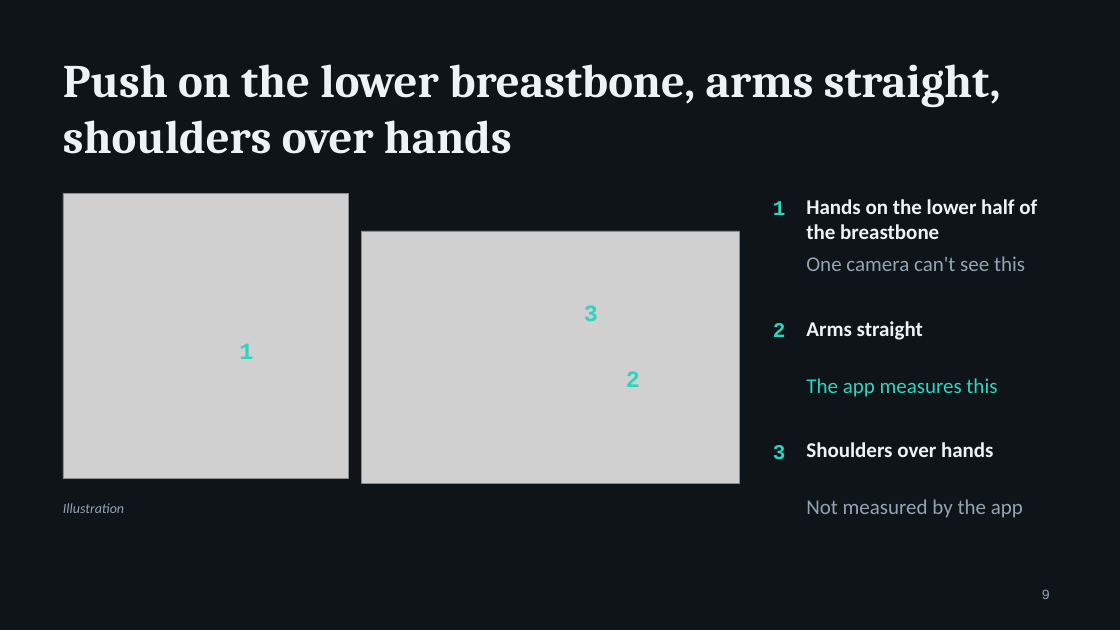
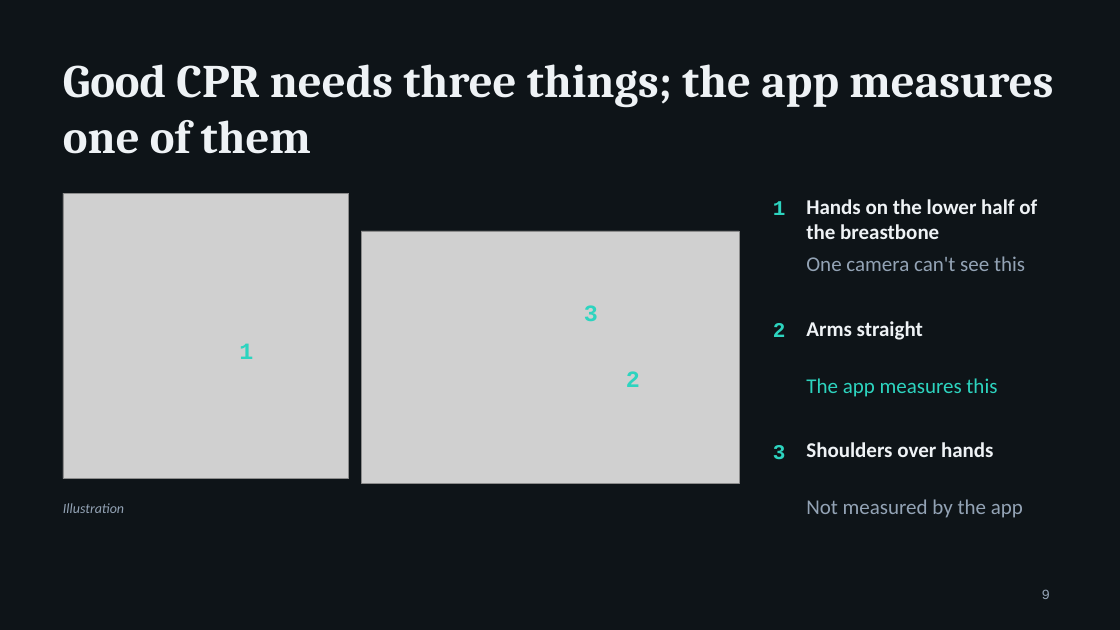
Before and after one commit to VivekTiwary-25/Zero_flux, a slide deck: slide 9 of deck/CPR_Coach_Anvathon_2026_v4.pptx. Drawn at 1120x630 pixels with LibreOffice and Linux fonts; fonts in the diff are those of the drawing; grey boxes stand for pictures. Boxes give left, top, right and bottom in pixels: in the first picture for what was removed or moved away, otherwise in the second. Text is boxed around its words. In the diff, an @@ line names an element or a change of style, - is before the commit and + after.

```diff
--- a/deck/CPR_Coach_Anvathon_2026_v4.pptx
+++ b/deck/CPR_Coach_Anvathon_2026_v4.pptx
@@ title at (63, 64, 1053, 154): text changed @@
-Push on the lower breastbone, arms straight, shoulders over hands
+Good CPR needs three things; the app measures one of them
```
Also in this commit, not shown: 1 other slide changed, 8 other files.
